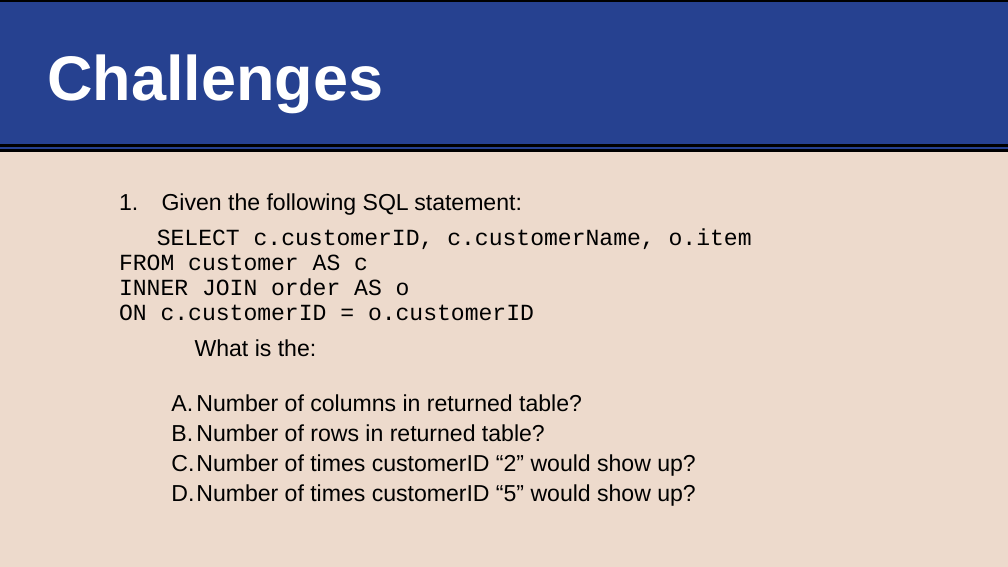
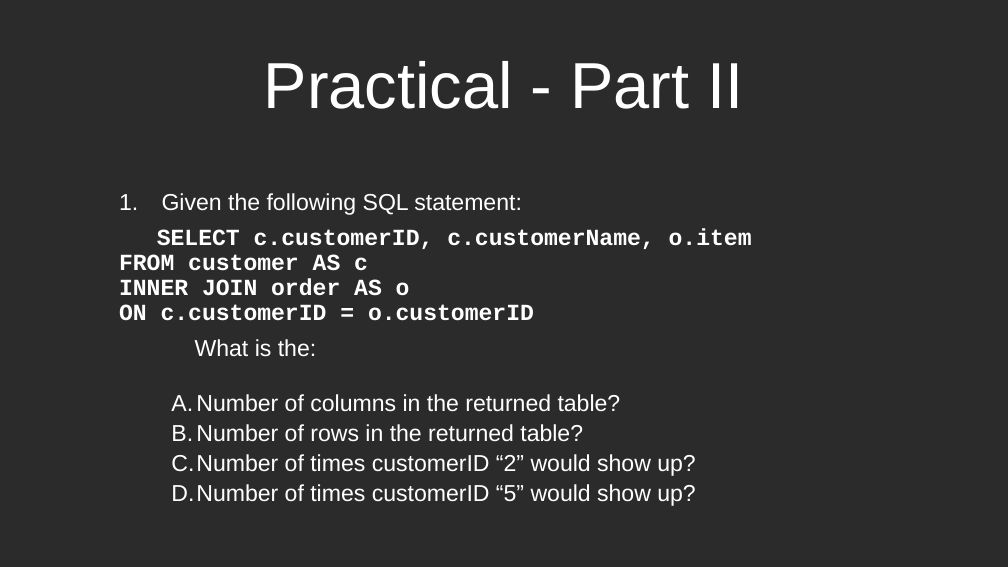
Before and after one commit to life-efficient/Data-Engineering, a slide deck: slide 32 of 2. SQL/3. Joins/3. SQL Joins.pptx. Drawn at 1008x567 pixels with LibreOffice and Linux fonts; fonts in the diff are those of the drawing; background and template pictures are left out; a plain dark background stands for a picture behind light text. Boxes give left, top, right and bottom in pixels: in the first picture for what was removed or moved away, otherwise in the second. Text is boxed around its words. In the diff, an @@ line names an element or a change of style, - is before the commit and + after.

```diff
--- a/2. SQL/3. Joins/3. SQL Joins.pptx
+++ b/2. SQL/3. Joins/3. SQL Joins.pptx
@@ background #EDDACC to picture (left out) @@
@@ rectangle removed at (0, 0, 1008, 150) @@
@@ title "Practical - Part II" at (264, 61, 744, 109): vertical alignment middle to bottom @@
@@ title at (264, 61, 744, 109): text changed; size 60 to 61.9 pt; bold off @@
-Challenges
+Practical - Part II
@@ line removed from (0, 146) to (1008, 146) @@
@@ text at (119, 193, 752, 506): text colour #000000 to #FFFFFF in "Given the following SQL statement:", "SELECT c.customerID, c.customerName, o.item FROM customer AS ...", "What is the:", "Number of times customerID “2” would show ..." and 1 more places; bold on in "SELECT c.customerID, c.customerName, o.item FROM customer AS ..." @@
@@ text at (196, 394, 621, 442): text changed; text colour #000000 to #FFFFFF @@
-  A. Number of columns in returned table?
-  B. Number of rows in returned table?
+  A. Number of columns in the returned table?
+  B. Number of rows in the returned table?
```
Also in this commit, not shown: 30 other slides changed, 2 slides added, 2 slides removed, 2 other files.
